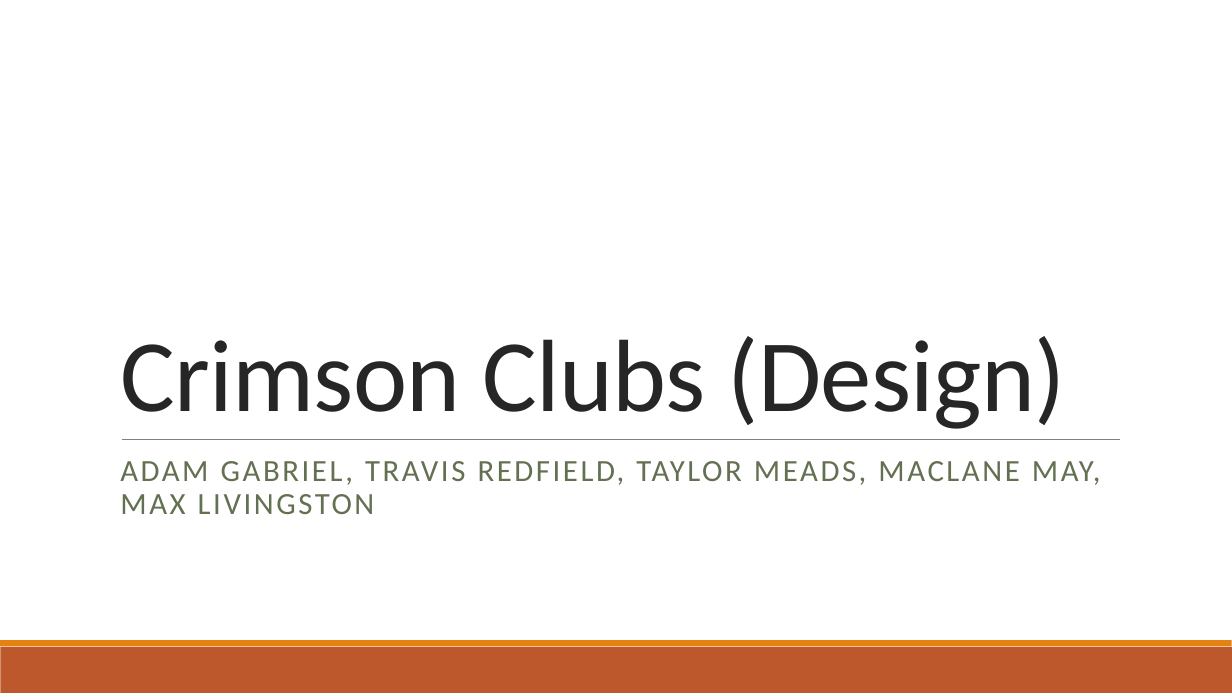
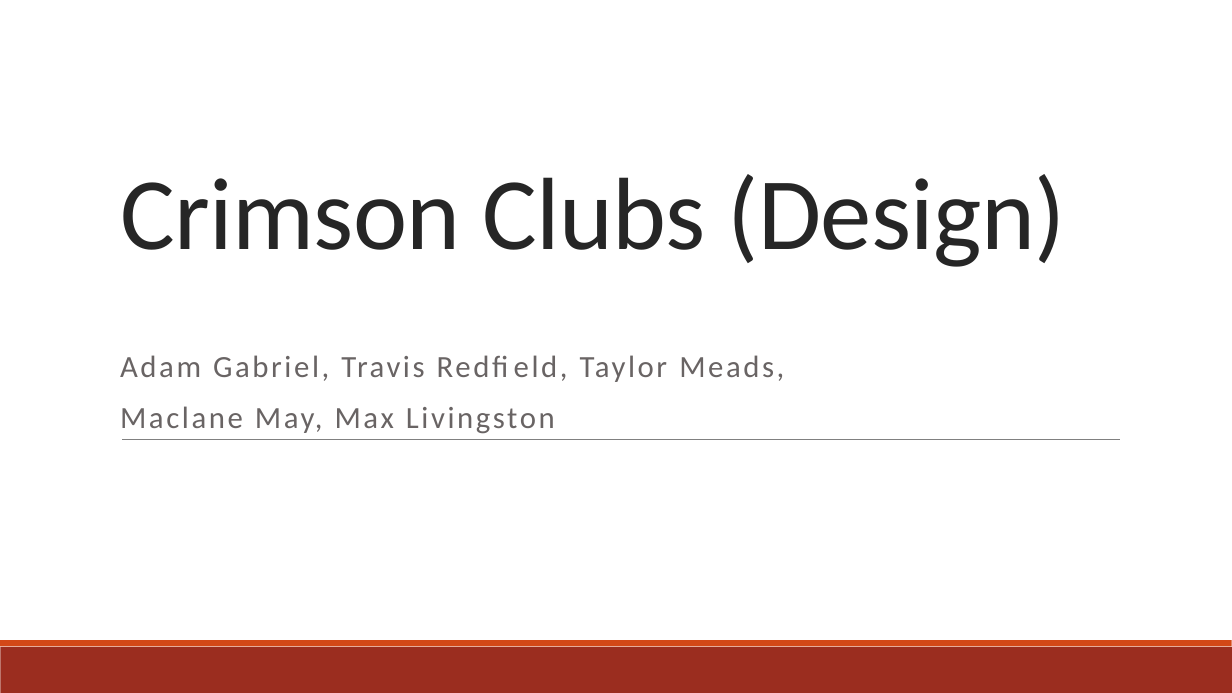
Before and after one commit to amgabriel45/CS495ClubStuff, a slide deck: slide 1 of Crimson Clubs (Design).pptx. Drawn at 1232x693 pixels with LibreOffice and Linux fonts; fonts in the diff are those of the drawing. Boxes give left, top, right and bottom in pixels: in the first picture for what was removed or moved away, otherwise in the second. Text is boxed around its words. In the diff, an @@ line names an element or a change of style, - is before the commit and + after.

Commit message:
Design Changes
Changed the color and made everything bigger so it should be able to be seen better during the presentation.

```diff
--- a/Crimson Clubs (Design).pptx
+++ b/Crimson Clubs (Design).pptx
@@ title "Crimson Clubs (Design)": place and size @@
-title "Crimson Clubs (Design)" at <box>120,336,1066,429</box>
+title "Crimson Clubs (Design)" at <box>120,174,1066,267</box>
@@ subtitle at <box>120,355,784,434</box>: text changed; text colour #637052 to #696464 @@
-ADAM GABRIEL, TRAVIS REDFIELD, TAYLOR MEADS, MACLANE MAY, MAX LIVINGSTON
+Adam Gabriel, Travis Redfield, Taylor Meads,
+Maclane May, Max Livingston
@@ rectangle at <box>0,647,1232,693</box>: fill #BD582C to #9B2D1F @@
@@ rectangle at <box>0,640,1232,647</box>: fill #E48312 to #D34817 @@
```
Also in this commit, not shown: 11 other slides changed.
